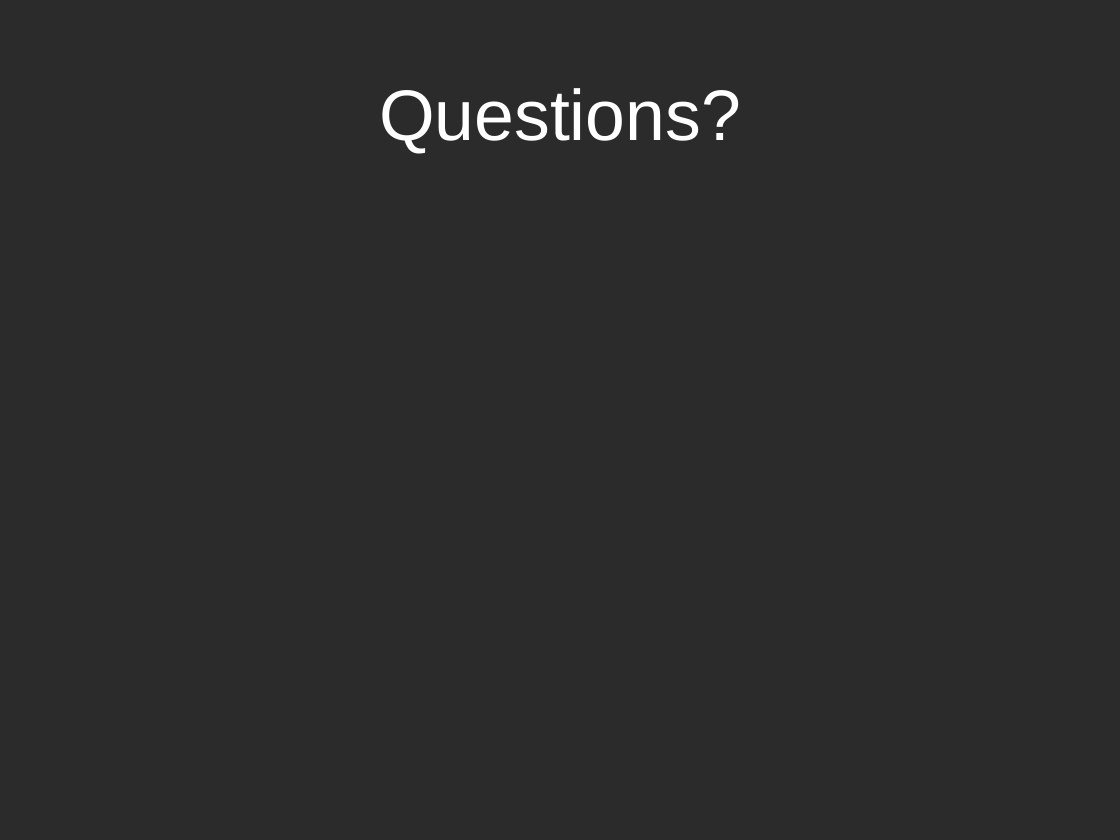
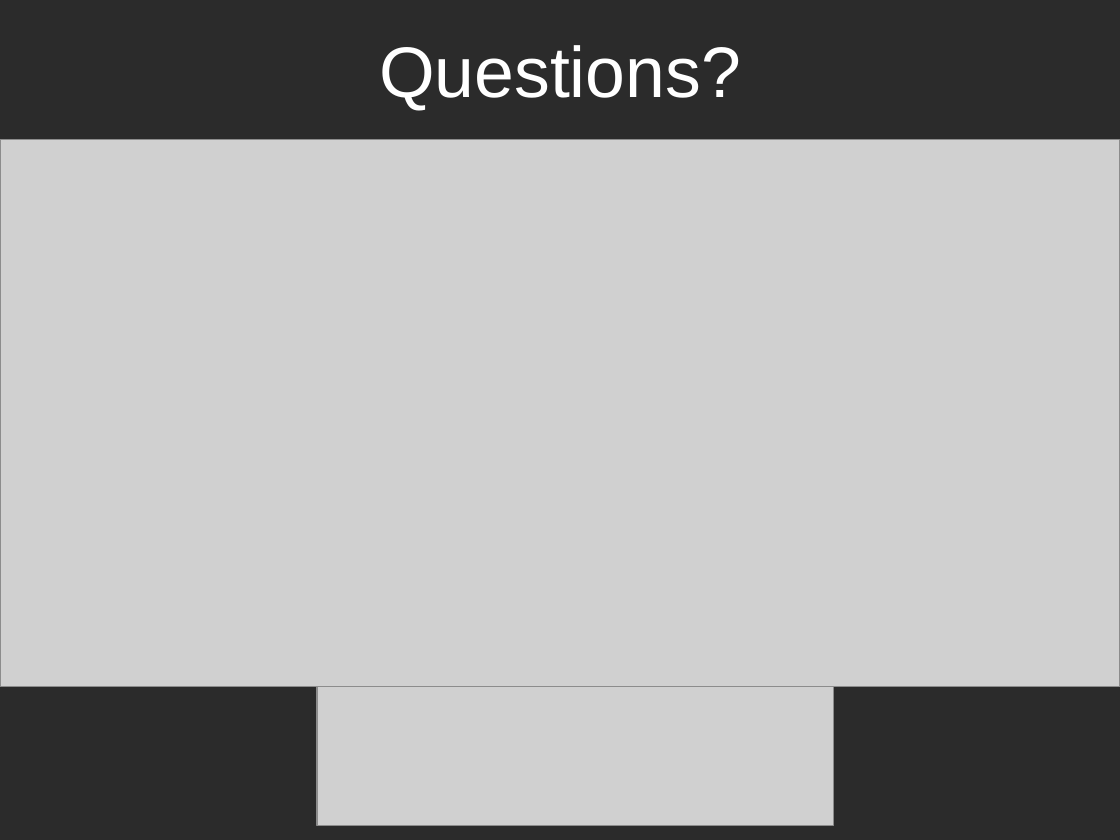
Before and after one commit to sujaypatel/Stock-Virtual-Machine-Website, a slide deck: slide 9 of svmpresentation.pptx. Drawn at 1120x840 pixels with LibreOffice and Linux fonts; fonts in the diff are those of the drawing; grey boxes stand for pictures; background and template pictures are left out; a plain dark background stands for a picture behind light text. Boxes give left, top, right and bottom in pixels: in the first picture for what was removed or moved away, otherwise in the second. Text is boxed around its words. In the diff, an @@ line names an element or a change of style, - is before the commit and + after.

```diff
--- a/svmpresentation.pptx
+++ b/svmpresentation.pptx
@@ title "Questions?": place and size @@
-title "Questions?" at (379, 88, 741, 154)
+title "Questions?" at (379, 45, 741, 111)
@@ picture added at (0, 140, 1120, 687) @@
@@ picture added at (317, 687, 833, 825) @@
```
Also in this commit, not shown: 8 other slides changed.
